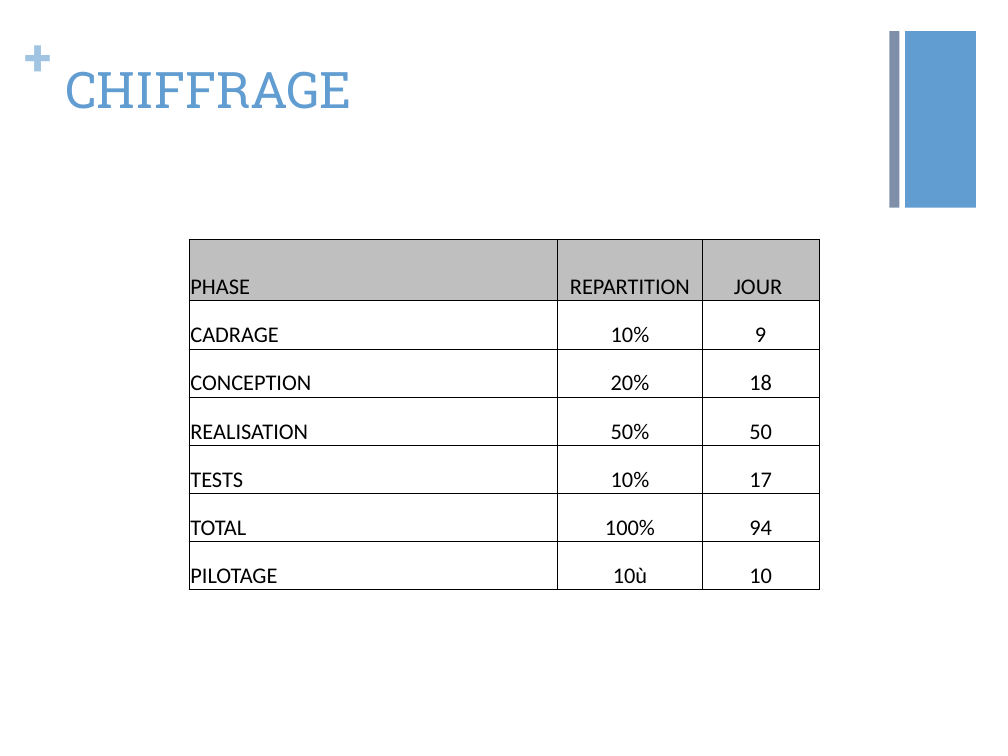
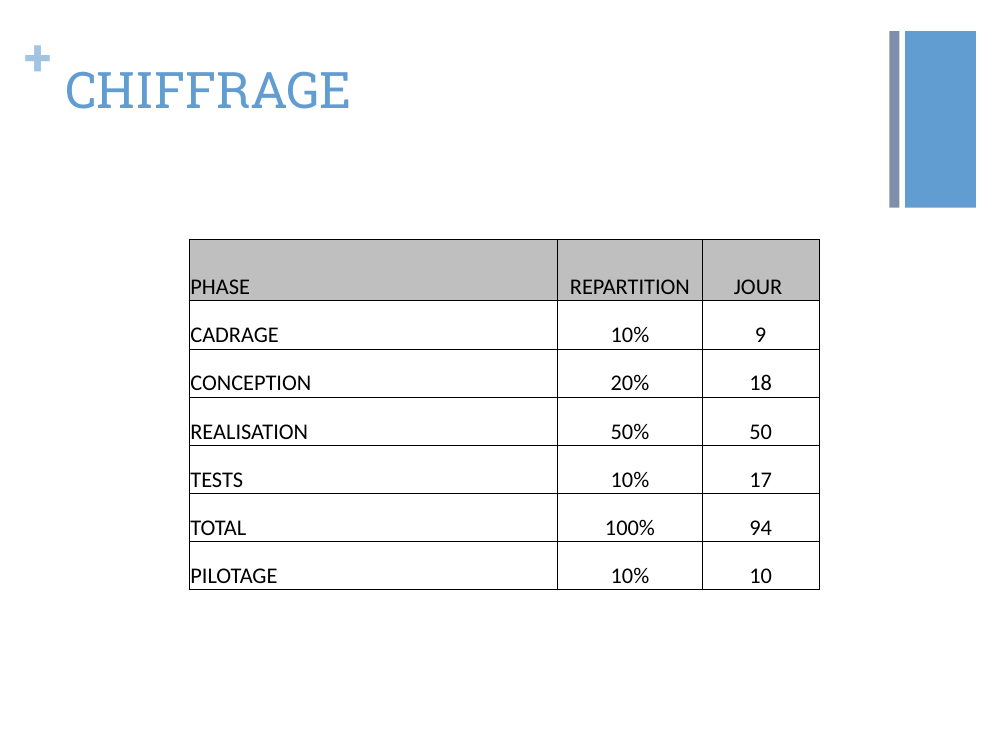
Before and after one commit to vibiscus/python, a slide deck: slide 10 of Presentation 29 avril V2.pptx (slide 8 before the commit). Drawn at 1008x756 pixels with LibreOffice and Linux fonts; fonts in the diff are those of the drawing. Boxes give left, top, right and bottom in pixels: in the first picture for what was removed or moved away, otherwise in the second. Text is boxed around its words. In the diff, an @@ line names an element or a change of style, - is before the commit and + after.

```diff
--- a/Presentation 29 avril V2.pptx
+++ b/Presentation 29 avril V2.pptx
@@ table at <box>190,240,821,590</box> @@
-row 7, column 2: 10ù
+row 7, column 2: 10%
```
Also in this commit, not shown: 4 other slides changed, 2 slides added, 1 other file.
